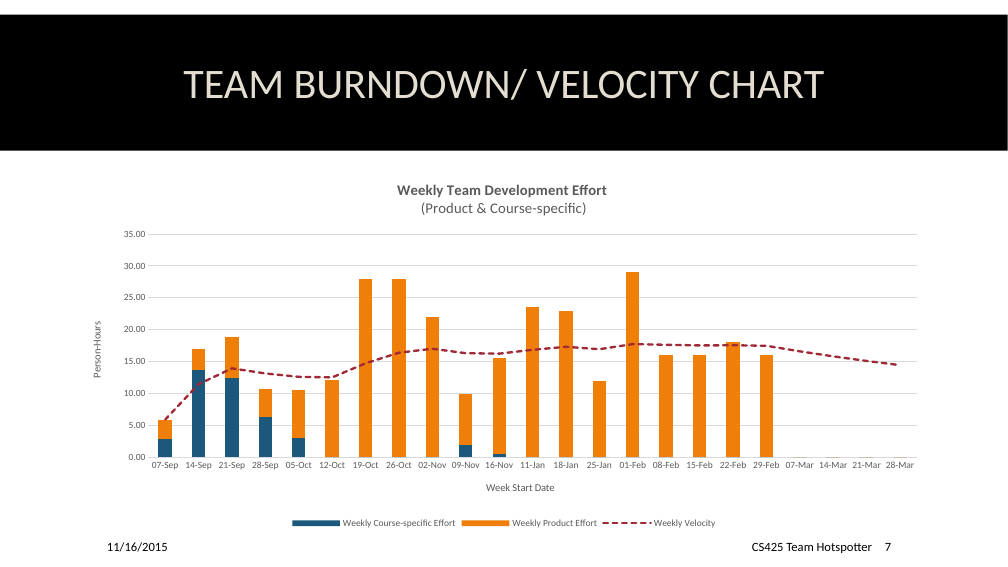
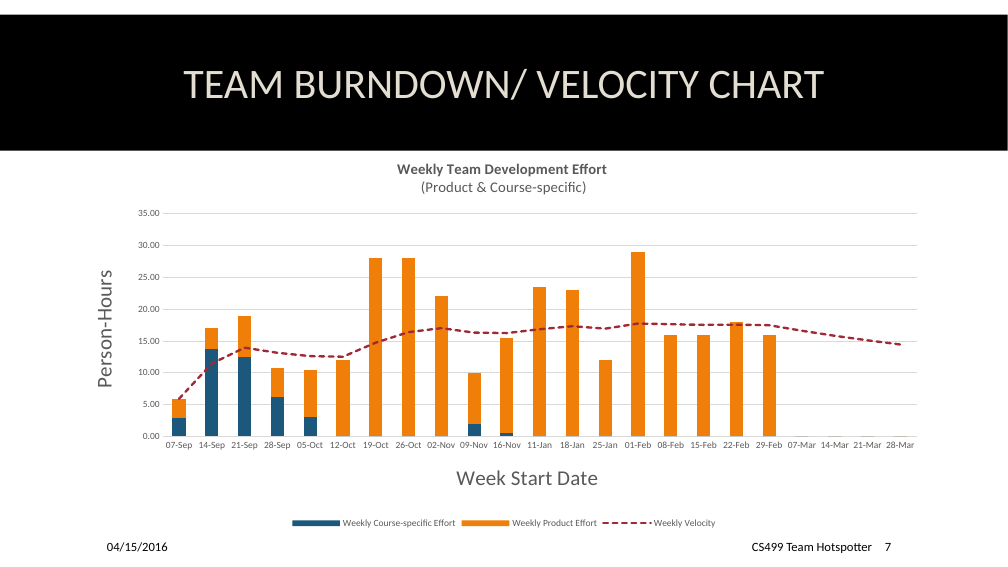
Before and after one commit to spesmit/hotspotter, a slide deck: slide 7 of Documentation/Presentations/CS499 Final Presentation.pptx. Drawn at 1008x567 pixels with LibreOffice and Linux fonts; fonts in the diff are those of the drawing; background and template pictures are left out. Boxes give left, top, right and bottom in pixels: in the first picture for what was removed or moved away, otherwise in the second. Text is boxed around its words. In the diff, an @@ line names an element or a change of style, - is before the commit and + after.

```diff
--- a/Documentation/Presentations/CS499 Final Presentation.pptx
+++ b/Documentation/Presentations/CS499 Final Presentation.pptx
@@ column stacked chart: place and size @@
-column stacked chart at bbox=[74, 166, 934, 532]
+column stacked chart at bbox=[74, 145, 934, 532]
@@ text at bbox=[107, 542, 168, 552]: text changed @@
-11/16/2015
+04/15/2016
@@ text at bbox=[752, 543, 872, 553]: text changed @@
-CS425 Team Hotspotter
+CS499 Team Hotspotter
```
Also in this commit, not shown: 8 other slides changed.
